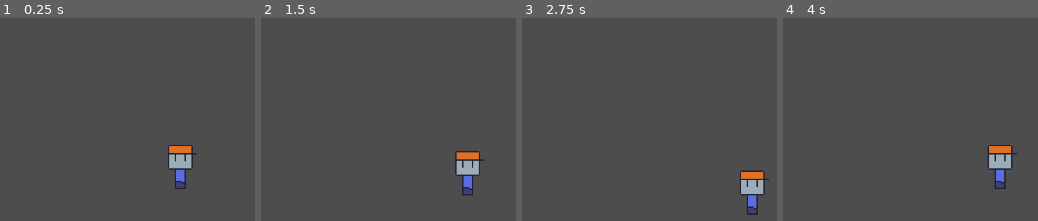
Above: before the commit, frames 1-4 (left to right).
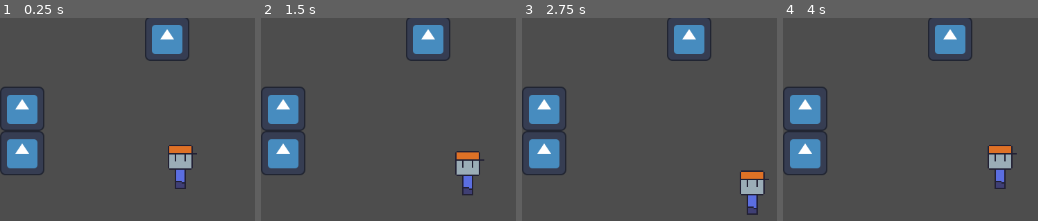
Above: after the commit, the same moments.

Repository: IsaelGabriel/lgj-2023
Game: Godot game, scene res://scenes/test_scene.tscn
The game is run twice, just before and just after one commit, with the same random seed, the same clock (stepped at 60 frames per second) and the same inputs. The project has no main scene, so this scene is started directly. The engine's default icon, where the game draws it, is replaced by a stand-in: a white triangle on a blue panel in a dark square.
Inputs:
- Up to frame 1 (0.25 s): no input
- Up to frame 2 (1.5 s): tap Enter at 0.5 s; hold Right (p1_right) 0.53-1.28 s; hold Down (p1_down) from 1.28 s (still down)
- Up to frame 3 (2.75 s): release Down (p1_down) at 2.03 s; hold Right (p1_right) from 2.03 s (still down)
- Up to frame 4 (4 s): release Right (p1_right) at 2.78 s; hold Up (p1_up) 2.78-3.53 s; hold Left (p1_left) from 3.53 s (still down)

The runs differ from the first frame. In frame 1, 6.6% of the frame differs, in the area x 0-75%, y 0-78%; in frame 2, 6.6%; in frame 3, 6.6%; in frame 4, 6.6%.

Commit message:
base box selection done

Diff:
--- /dev/null
+++ b/scenes/box.tscn
@@ -0,0 +1,19 @@
+[gd_scene load_steps=4 format=3 uid="uid://bqt63o8j1x5ys"]
+
+[ext_resource type="Script" path="res://scripts/box.gd" id="1_0qbjy"]
+[ext_resource type="Texture2D" uid="uid://c1cqw11y0hf0d" path="res://icon.svg" id="1_doo63"]
+
+[sub_resource type="RectangleShape2D" id="RectangleShape2D_tu1mt"]
+size = Vector2(64, 64)
+
+[node name="Box" type="StaticBody2D" groups=["player_selectable"]]
+collision_layer = 3
+collision_mask = 3
+script = ExtResource("1_0qbjy")
+
+[node name="Sprite2D" type="Sprite2D" parent="."]
+scale = Vector2(0.5, 0.5)
+texture = ExtResource("1_doo63")
+
+[node name="CollisionShape2D" type="CollisionShape2D" parent="."]
+shape = SubResource("RectangleShape2D_tu1mt")
--- a/scenes/test_scene.tscn
+++ b/scenes/test_scene.tscn
@@ -1,8 +1,18 @@
-[gd_scene load_steps=2 format=3 uid="uid://bkfcwp5sdhvea"]
+[gd_scene load_steps=3 format=3 uid="uid://bkfcwp5sdhvea"]
 
 [ext_resource type="PackedScene" uid="uid://ctm72syamdtu3" path="res://scenes/player.tscn" id="1_hehdr"]
+[ext_resource type="PackedScene" uid="uid://bqt63o8j1x5ys" path="res://scenes/box.tscn" id="2_trrvr"]
 
 [node name="TestScene" type="Node2D"]
 
 [node name="Player" parent="." instance=ExtResource("1_hehdr")]
 position = Vector2(260, 215)
+
+[node name="Box" parent="." instance=ExtResource("2_trrvr")]
+position = Vector2(32, 195)
+
+[node name="Box2" parent="." instance=ExtResource("2_trrvr")]
+position = Vector2(241, 30)
+
+[node name="Box3" parent="." instance=ExtResource("2_trrvr")]
+position = Vector2(32, 131)
--- /dev/null
+++ b/scripts/box.gd
@@ -0,0 +1,13 @@
+extends StaticBody2D
+
+var selected = false : set = _set_select
+
+func _set_select(new_value):
+	if not new_value is bool: return
+	if new_value:
+		modulate.r = 0.5
+		modulate.b = 0.5
+	else:
+		modulate.r = 1.0
+		modulate.b = 1.0
+	selected = new_value
--- a/scripts/player.gd
+++ b/scripts/player.gd
@@ -1,17 +1,60 @@
 extends CharacterBody2D
+
+# constants
 
 const SPEED = 50.0
 
+# enums
+
+@onready var current_direction = Vector2.DOWN
+
+# vars
+
+var current_target = null
+
 func _process(_delta):
+	handle_input()
+
+func _physics_process(_delta):
+	move_and_slide()
+	handle_selection()
+
+func handle_input():
 	var x_input = 0.0
-	if Input.is_action_pressed("p1_left"): x_input += -1
-	if Input.is_action_pressed("p1_right"): x_input += 1
+	if Input.is_action_pressed("p1_left"):
+		x_input += -1
+		current_direction = Vector2.LEFT
+	if Input.is_action_pressed("p1_right"):
+		x_input += 1
+		current_direction = Vector2.RIGHT
 
 	var y_input = 0.0
-	if Input.is_action_pressed("p1_up"): y_input += -1
-	if Input.is_action_pressed("p1_down"): y_input += 1
+	if Input.is_action_pressed("p1_up"):
+		y_input += -1
+		current_direction = Vector2.UP
+	if Input.is_action_pressed("p1_down"):
+		y_input += 1
+		current_direction = Vector2.DOWN
 
 	velocity = Vector2(x_input, y_input) * SPEED
 
-func _physics_process(_delta):
-	move_and_slide()
+func handle_selection():
+	var space_state = get_world_2d().direct_space_state
+
+	var target_position = position + current_direction * 64
+
+	var query = PhysicsRayQueryParameters2D.create(position, target_position, 2, [])
+
+	var hit = space_state.intersect_ray(query)
+
+	if hit:
+
+		if hit.collider != current_target and current_target != null:
+			current_target.selected = false
+
+		if hit.collider.is_in_group("player_selectable"):
+			current_target = hit.collider
+			current_target.selected = true
+
+	elif current_target != null:
+		current_target.selected = false
